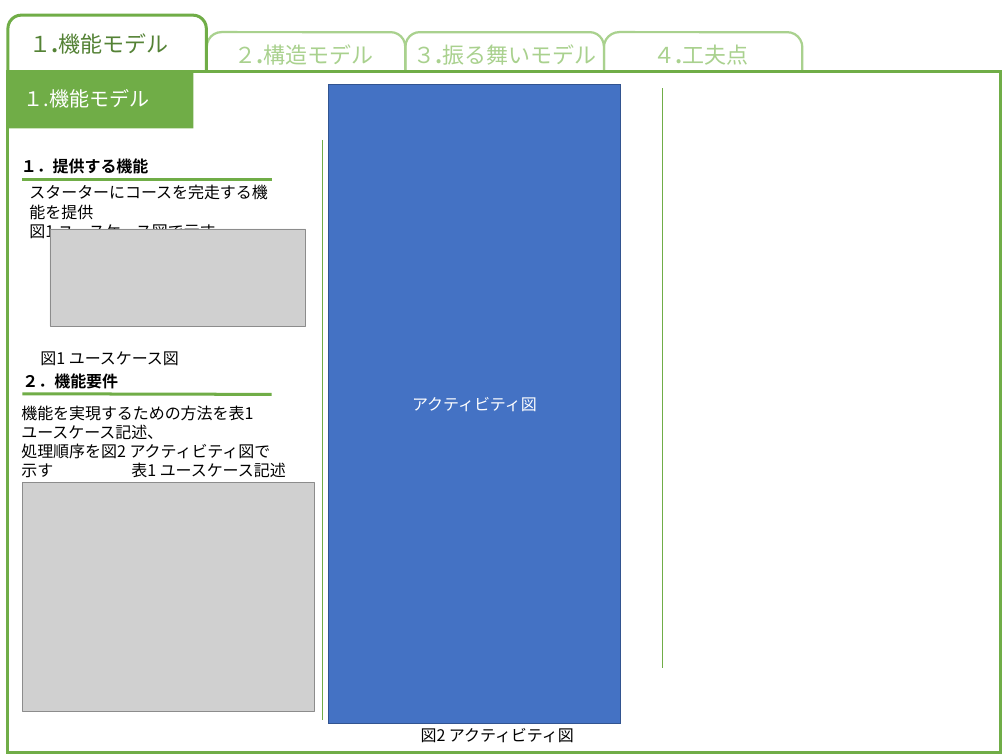
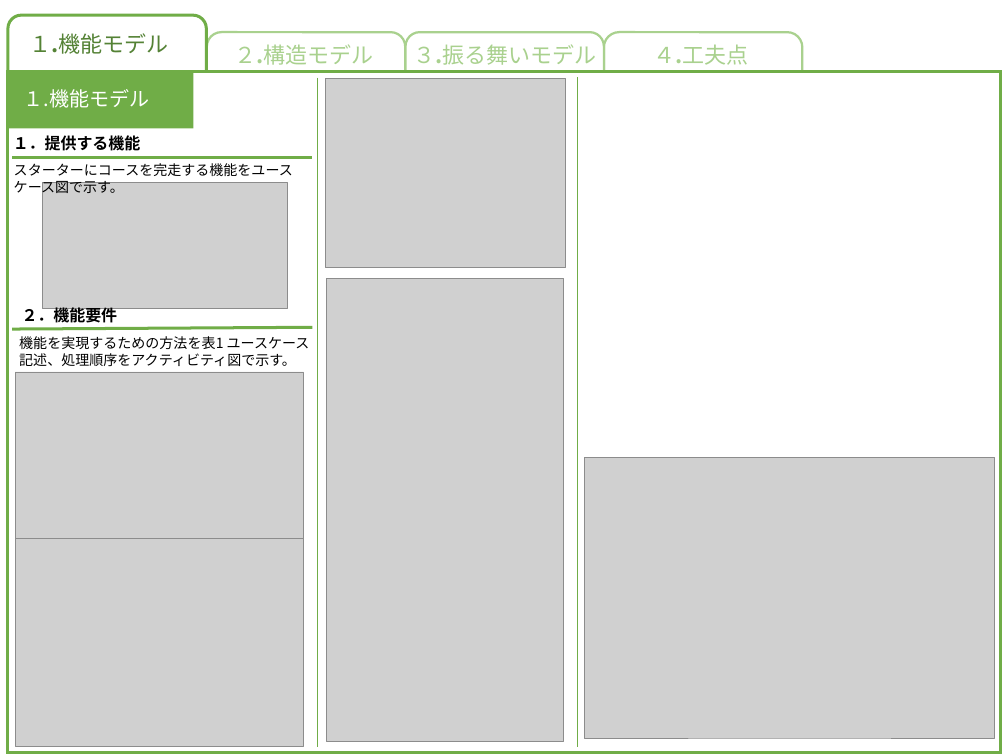
Before and after one commit to akita-lab-2019/model, a slide deck: slide 2 of 現状/構造モデル.pptx. Drawn at 1008x756 pixels with LibreOffice and Linux fonts; fonts in the diff are those of the drawing; grey boxes stand for pictures. Boxes give left, top, right and bottom in pixels: in the first picture for what was removed or moved away, otherwise in the second. Text is boxed around its words. In the diff, an @@ line names an element or a change of style, - is before the commit and + after.

Commit message:
update: 機能モデルページ、部品候補リストの更新

```diff
--- a/現状/構造モデル.pptx
+++ b/現状/構造モデル.pptx
@@ line moved from (323, 140) - (323, 719) to (318, 78) - (318, 747) @@
@@ picture added at (325,78,566,268) @@
@@ rectangle removed at (329,84,621,724) @@
-アクティビティ図
@@ line moved from (662, 88) - (662, 668) to (577, 78) - (577, 747) @@
@@ text "１．提供する機能": place and size @@
-text "１．提供する機能" at (21,158,149,174)
+text "１．提供する機能" at (13,135,141,151)
@@ line moved from (22, 179) - (271, 179) to (12, 158) - (312, 158) @@
@@ text at (14,163,293,196): text changed; size 16 to 14 pt @@
-スターターにコースを完走する機能を提供
-図1 ユースケース図で示す
+スターターにコースを完走する機能をユースケース図で示す。
@@ picture: place and size @@
-picture at (50,229,305,326)
+picture at (42,183,287,309)
@@ picture added at (326,279,564,742) @@
@@ line moved from (22, 394) - (271, 395) to (12, 329) - (312, 328) @@
@@ text "２．機能要件": place and size @@
-text "２．機能要件" at (22,373,118,389)
+text "２．機能要件" at (22,305,118,323)
@@ text at (19,336,310,366): text changed; size 16 to 14 pt @@
-機能を実現するための方法を表1 ユースケース記述、
-処理順序を図2 アクティビティ図で示す
+機能を実現するための方法を表1 ユースケース記述、処理順序をアクティビティ図で示す。
@@ text removed at (40,351,179,366) @@
-図1 ユースケース図
@@ picture added at (15,372,304,539) @@
@@ text removed at (131,462,286,477) @@
-表1 ユースケース記述
@@ picture added at (585,457,994,738) @@
@@ picture: place and size @@
-picture at (22,482,315,711)
+picture at (15,539,304,746)
@@ text removed at (421,728,574,743) @@
-図2 アクティビティ図
```
Also in this commit, not shown: 2 other files.
